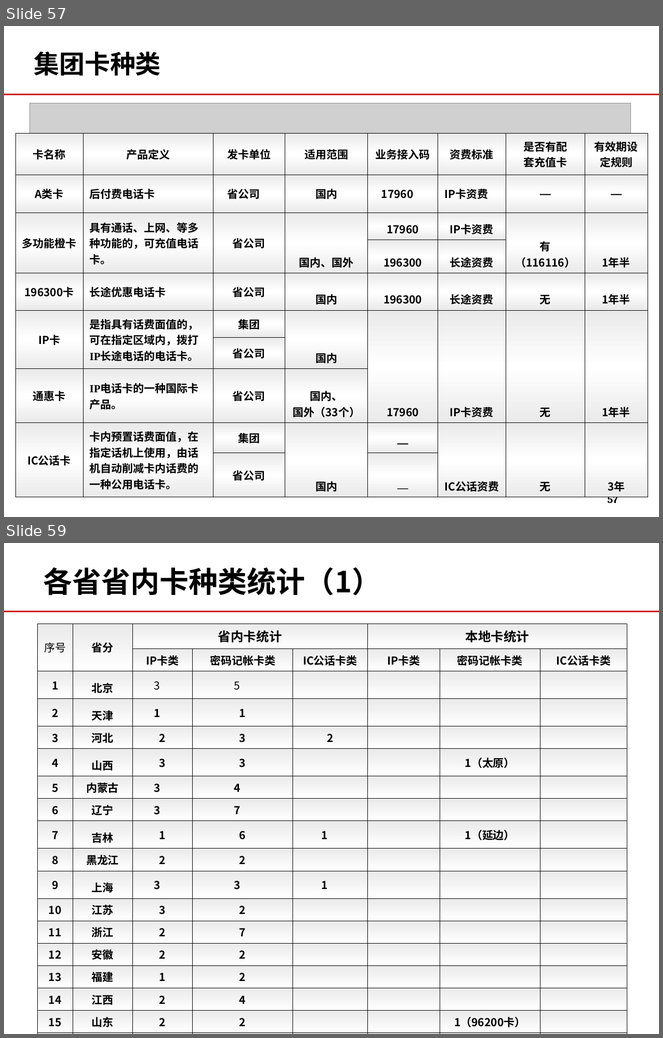
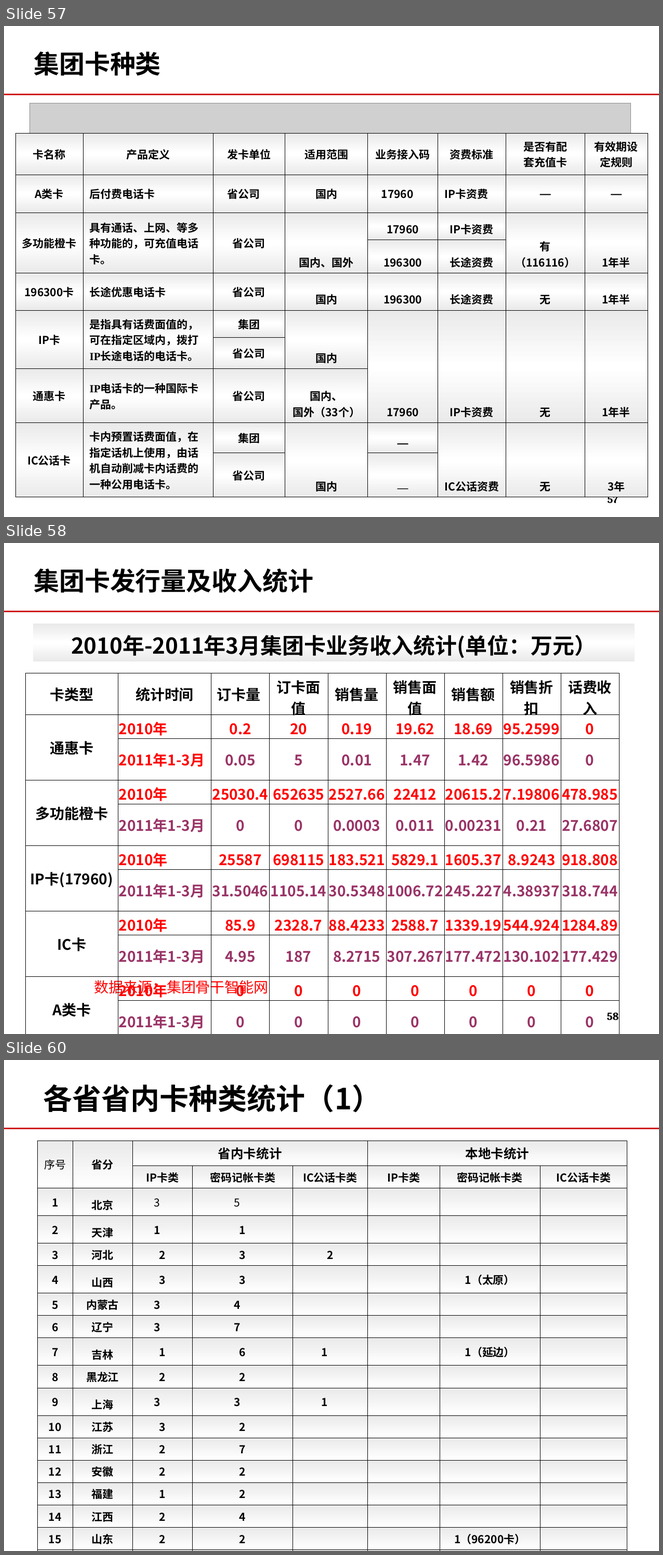
Before and after one commit to momo1101/unicardsrch, a slide deck: 软课题文本/软课题-中国联通电信卡业务及策略研究.ppt. Shown one above the other, each under a label of ours: slides 57 and 59 before the commit, slides 57, 58 and 60 after it; the slides between them are not shown. The pictures are 663x1038 and 663x1555 pixels, drawn with LibreOffice and Linux fonts; fonts in the diff are those of the drawing; grey boxes stand for pictures; background and template pictures are left out. Boxes give left, top, right and bottom in pixels: in the first picture for what was removed or moved away, otherwise in the second. Text is boxed around its words. In the diff, an @@ line names an element or a change of style, - is before the commit and + after.

```diff
--- a/软课题文本/软课题-中国联通电信卡业务及策略研究.ppt
+++ b/软课题文本/软课题-中国联通电信卡业务及策略研究.ppt
@@ slide 58 added at [4, 543, 659, 1034], background #FFFFFF; not listed: 1 template element that a slide beside it also shows @@
@@ title added at [34, 568, 313, 593], 28 pt, text #000000, bold @@
+集团卡发行量及收入统计
@@ rectangle added at [33, 624, 634, 662], fill gradient #EAEAEA to #FFFFFF, 24 pt, text #000000, bold @@
+2010年-2011年3月集团卡业务收入统计(单位：万元）
@@ table added at [26, 674, 620, 1031], 13 rows, 9 columns @@
+卡类型 | 统计时间 | 订卡量 | 订卡面值 | 销售量 | 销售面值 | 销售额 | 销售折扣 | 话费收入
+通惠卡 | 2010年 | 0.2 | 20 | 0.19 | 19.62 | 18.69 | 95.2599 | 0
+ | 2011年1-3月 | 0.05 | 5 | 0.01 | 1.47 | 1.42 | 96.5986 | 0
+多功能橙卡 | 2010年 | 25030.4 | 652635 | 2527.66 | 22412 | 20615.2 | 7.19806 | 478.985
+ | 2011年1-3月 | 0 | 0 | 0.0003 | 0.011 | 0.00231 | 0.21 | 27.6807
+IP卡(17960) | 2010年 | 25587 | 698115 | 183.521 | 5829.1 | 1605.37 | 8.9243 | 918.808
+ | 2011年1-3月 | 31.5046 | 1105.14 | 30.5348 | 1006.72 | 245.227 | 4.38937 | 318.744
+IC卡 | 2010年 | 85.9 | 2328.7 | 88.4233 | 2588.7 | 1339.19 | 544.924 | 1284.89
+ | 2011年1-3月 | 4.95 | 187 | 8.2715 | 307.267 | 177.472 | 130.102 | 177.429
+A类卡 | 2010年 | 0 | 0 | 0 | 0 | 0 | 0 | 0
+ | 2011年1-3月 | 0 | 0 | 0 | 0 | 0 | 0 | 0
+196300卡 | 2010年 | 0 | 0 | 0.9357 | 18.695 | 0.3177 | 1.1973 | 3.26451
+ | 2011年1-3月 | 0 | 0 | 0 | 0 | 0 | 0 | 2.98488
@@ text added at [94, 979, 269, 997], 16 pt, text #FF0000 @@
+数据来源：集团骨干智能网
@@ page number added at [607, 1013, 619, 1020], 12 pt, text #000000, bold @@
+58
@@ what was slide 59 is now slide 60 @@
```
Also in this commit, not shown: 6 slides changed, 4 other slides added, 1 slide removed.
